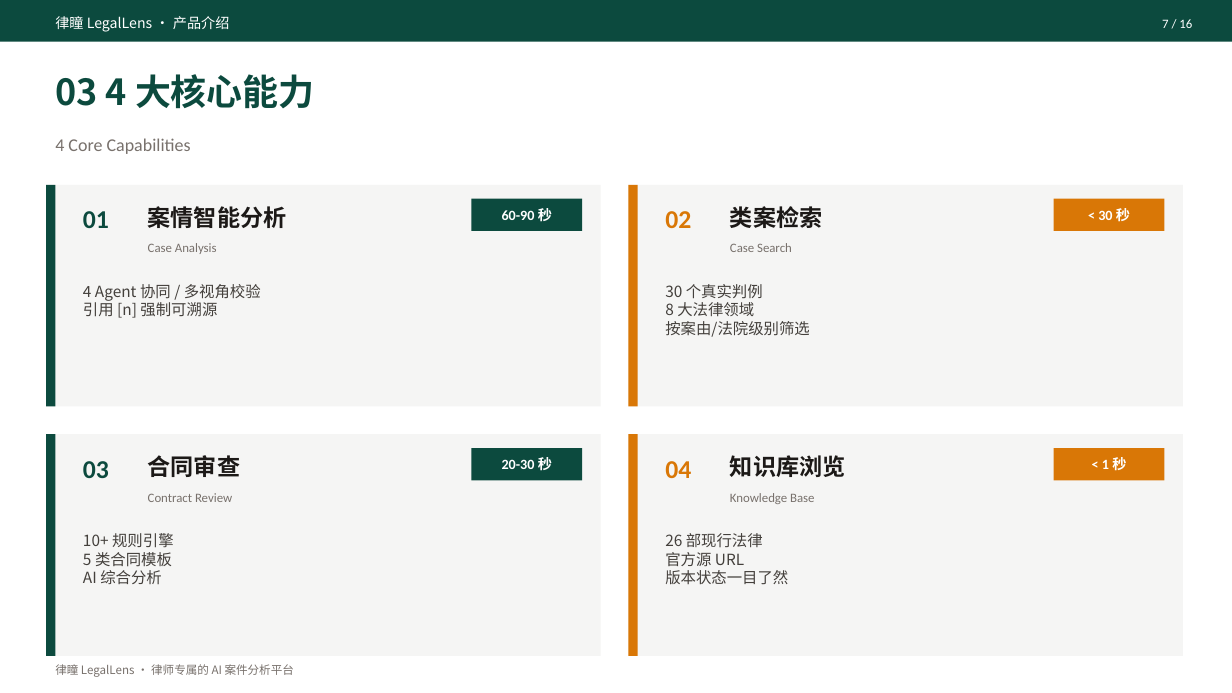
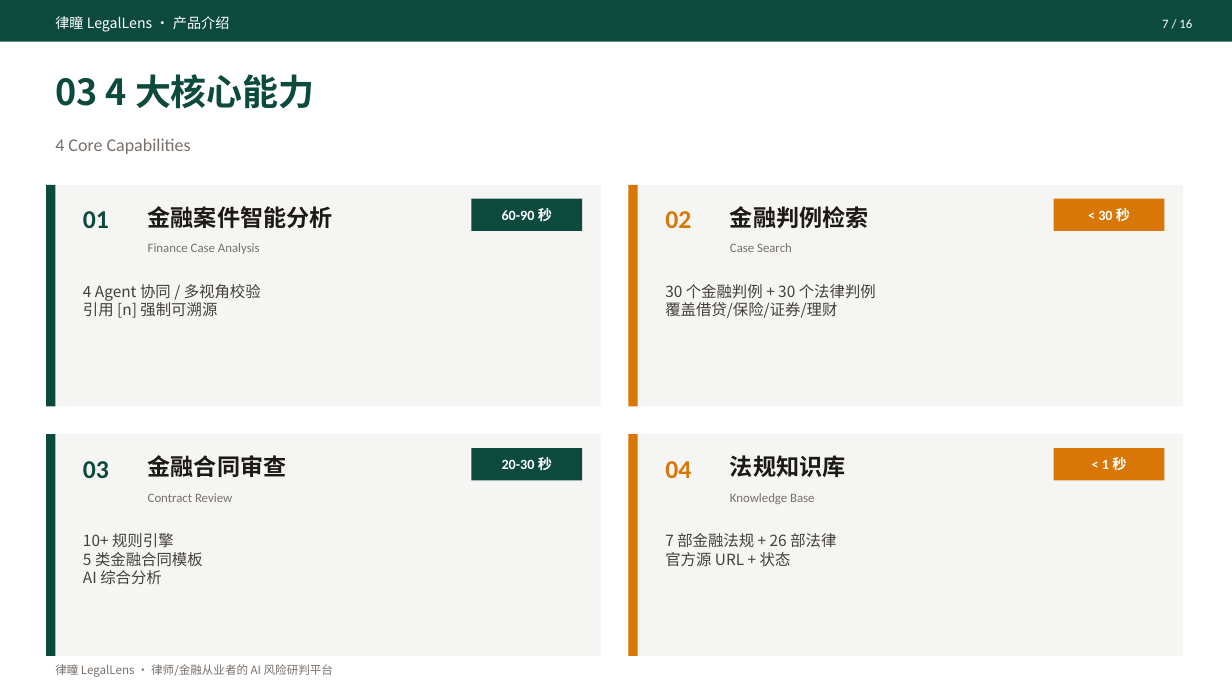
Before and after one commit to A-yiren/legal-lens, a slide deck: slide 7 of docs/律瞳-LegalLens-产品介绍.pptx. Drawn at 1232x693 pixels with LibreOffice and Linux fonts; fonts in the diff are those of the drawing. Boxes give left, top, right and bottom in pixels: in the first picture for what was removed or moved away, otherwise in the second. Text is boxed around its words. In the diff, an @@ line names an element or a change of style, - is before the commit and + after.

Commit message:
docs: 16 页 PPT 金融版 (GOAI AI+金融 赛道) + 简介改 485 汉字 + 改前端示例案情

```diff
--- a/docs/律瞳-LegalLens-产品介绍.pptx
+++ b/docs/律瞳-LegalLens-产品介绍.pptx
@@ text at [148, 206, 333, 228]: text changed @@
-案情智能分析
+金融案件智能分析
@@ text at [730, 206, 869, 228]: text changed @@
-类案检索
+金融判例检索
@@ text at [148, 243, 260, 254]: text changed @@
-Case Analysis
+Finance Case Analysis
@@ text at [665, 284, 876, 318]: text changed @@
-30 个真实判例
-8 大法律领域
-按案由/法院级别筛选
+30 个金融判例 + 30 个法律判例
+覆盖借贷/保险/证券/理财
@@ text at [148, 455, 287, 477]: text changed @@
-合同审查
+金融合同审查
@@ text at [730, 455, 846, 477]: text changed @@
-知识库浏览
+法规知识库
@@ text at [83, 533, 203, 584]: text changed @@
-10+ 规则引擎
-5 类合同模板
-AI 综合分析
+10+ 规则引擎
+5 类金融合同模板
+AI 综合分析
@@ text at [665, 533, 836, 566]: text changed @@
-26 部现行法律
-官方源 URL
-版本状态一目了然
+7 部金融法规 + 26 部法律
+官方源 URL + 状态
@@ text at [55, 664, 333, 677]: text changed @@
-律瞳 LegalLens · 律师专属的 AI 案件分析平台
+律瞳 LegalLens · 律师/金融从业者的 AI 风险研判平台
```
Also in this commit, not shown: 15 other slides changed, 19 other files.
